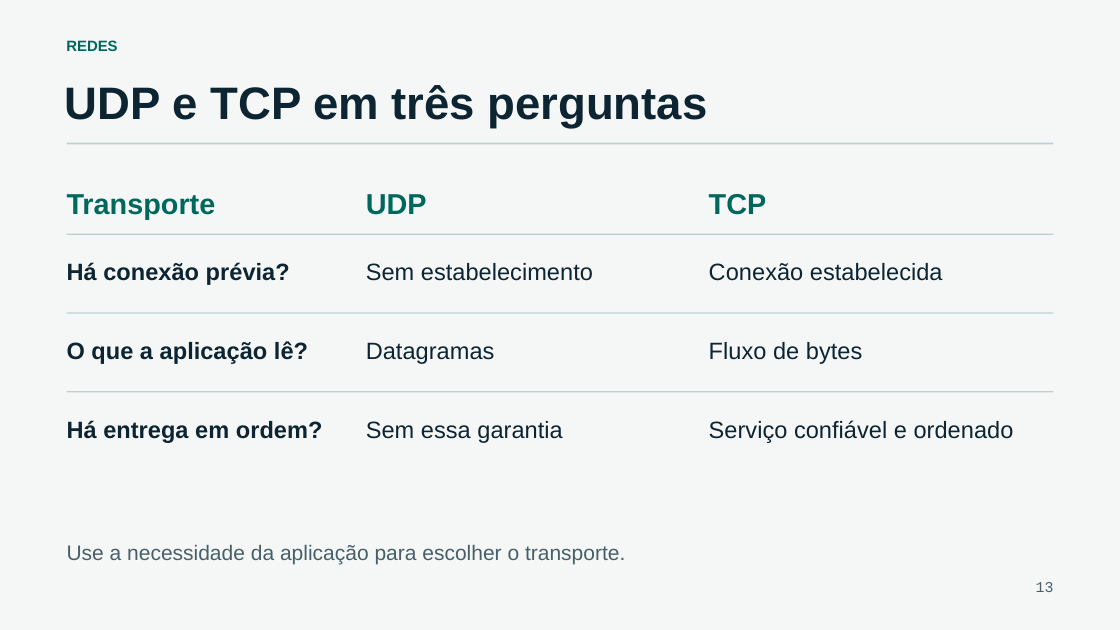
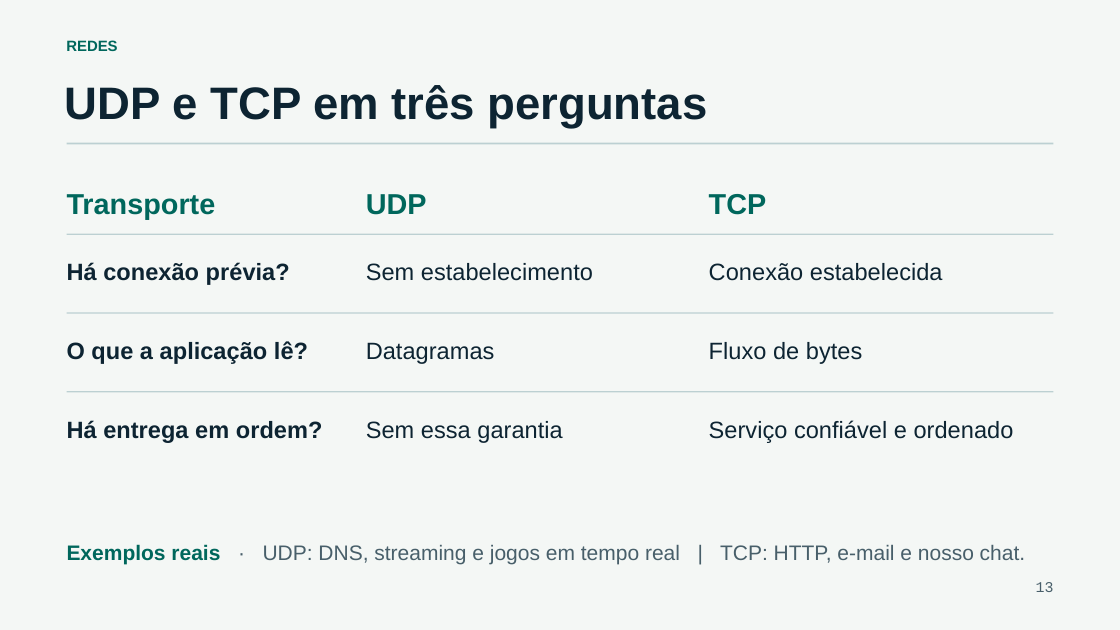
Before and after one commit to CassianoMn/xii-semac-sockets-java, a slide deck: slide 13 of slides/programacao-com-sockets-em-java.pptx. Drawn at 1120x630 pixels with LibreOffice and Linux fonts; fonts in the diff are those of the drawing. Boxes give left, top, right and bottom in pixels: in the first picture for what was removed or moved away, otherwise in the second. Text is boxed around its words. In the diff, an @@ line names an element or a change of style, - is before the commit and + after.

```diff
--- a/slides/programacao-com-sockets-em-java.pptx
+++ b/slides/programacao-com-sockets-em-java.pptx
@@ text at bbox=[67, 544, 1026, 565]: text changed @@
-Use a necessidade da aplicação para escolher o transporte.
+Exemplos reais · UDP: DNS, streaming e jogos em tempo real | TCP: HTTP, e-mail e nosso chat.
```
Also in this commit, not shown: 29 other slides changed, 1 slide added, 8 other files.
